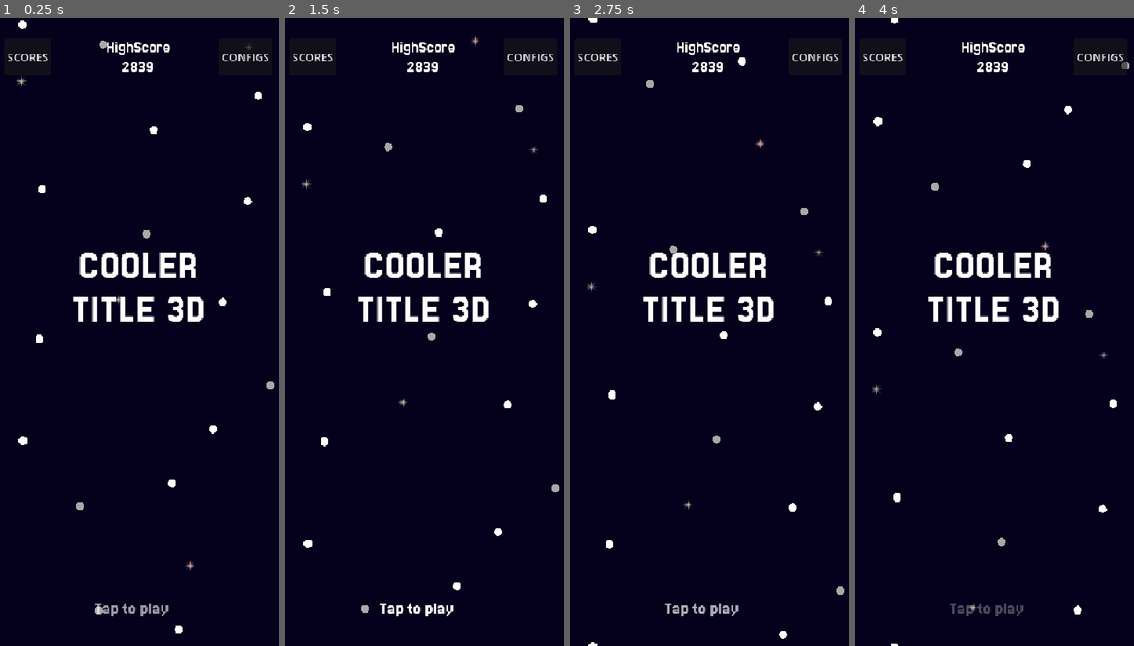
Above: before the commit, frames 1-4 (left to right).
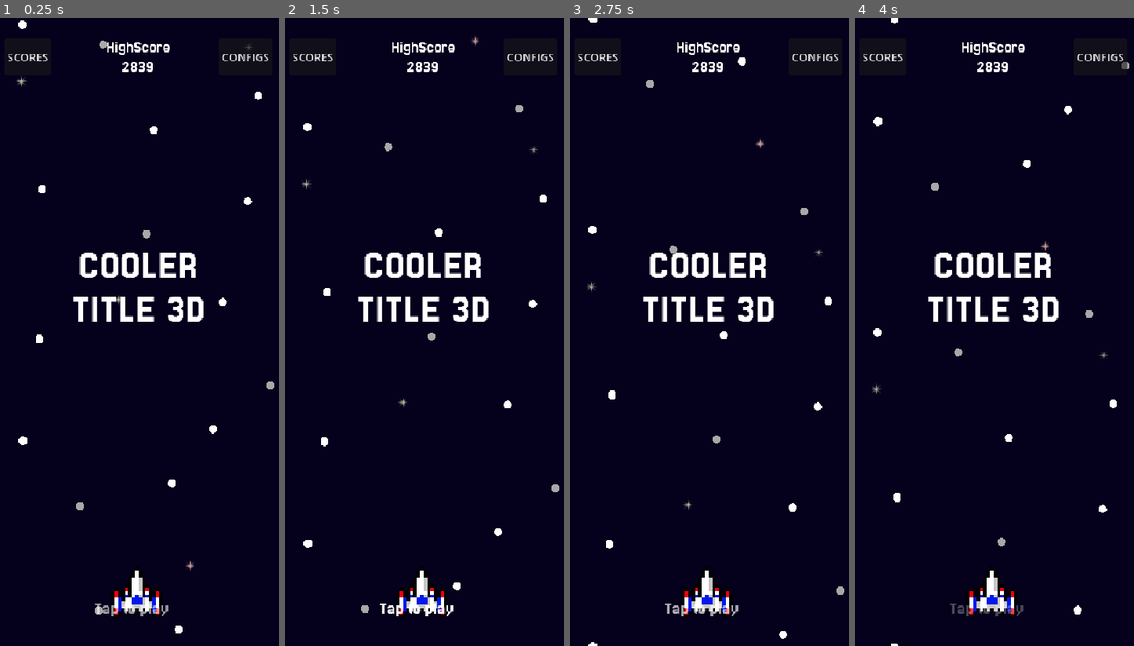
Above: after the commit, the same moments.

Repository: Juawo/space-shooter
Game: Godot game, scene res://scenes/game/main.tscn
The game is run twice, just before and just after one commit, with the same random seed, the same clock (stepped at 60 frames per second) and the same inputs. The engine's default icon, where the game draws it, is replaced by a stand-in: a white triangle on a blue panel in a dark square.
Inputs:
- Up to frame 1 (0.25 s): no input
- Up to frame 2 (1.5 s): tap Enter at 0.5, 1.25 s; hold Right (ui_right) 0.53-1.28 s; hold Left (ui_left) from 1.28 s (still down)
- Up to frame 3 (2.75 s): tap Enter at 2 s; release Left (ui_left) at 2.03 s; hold Right (ui_right) from 2.03 s (still down)
- Up to frame 4 (4 s): tap Enter at 2.75, 3.5 s; release Right (ui_right) at 3.53 s; hold Left (ui_left) from 3.53 s (still down)

The runs differ from the first frame. In frame 1, 0.8% of the frame differs, in the area x 39-59%, y 87-96%; in frame 2, 0.8%; in frame 3, 0.8%; in frame 4, 0.9%.

Commit message:
Refactor game state management; update visibility settings for HUD and menus

Diff:
--- a/scenes/game/gameWorld/game_world.tscn
+++ b/scenes/game/gameWorld/game_world.tscn
@@ -18,6 +18,7 @@
 [node name="EnemiesSpawner" parent="." instance=ExtResource("4_uepgv")]
 
 [node name="Hud" parent="." instance=ExtResource("5_7j6fr")]
+visible = false
 anchors_preset = 0
 anchor_top = 0.0
 anchor_right = 0.0
--- a/scenes/game/main.tscn
+++ b/scenes/game/main.tscn
@@ -13,6 +13,7 @@
 [node name="UI" type="CanvasLayer" parent="."]
 
 [node name="MainMenu" parent="UI" instance=ExtResource("2_oekm8")]
+process_mode = 3
 visible = false
 
 [node name="PauseMenu" parent="UI" instance=ExtResource("3_uaf1y")]
@@ -22,4 +23,3 @@
 visible = false
 
 [node name="GameWorld" parent="." instance=ExtResource("3_yd8kv")]
-visible = false
--- a/scripts/game/main/main.gd
+++ b/scripts/game/main/main.gd
@@ -1,7 +1,6 @@
 extends Node2D
 
 # Aqui ficam os "componentes" do jogo e como sao orquestrados
-
 # TODO : Lembrar de conectar os sinais dos componentes!
 
 # "Componentes" do jogo
@@ -16,7 +15,6 @@
 var state : GameStates = GameStates.MAIN_MENU : set = _set_state
 
 func _ready() -> void:
-	main_menu.connect("menu_closed",  _on_main_menu_closed)
 	GameEvents.pause_requested.connect(_on_pause_requested)
 	GameEvents.resume_requested.connect(_on_resume_requested)
 	GameEvents.main_menu_requested.connect(_on_main_menu_requested)
@@ -24,12 +22,9 @@
 	GameEvents.game_requested.connect(_on_game_requested)
 	state = GameStates.MAIN_MENU
 
-
 # MENU STATE
 func _on_main_menu_requested():
 	state = GameStates.MAIN_MENU
-func _on_main_menu_closed():
-	state = GameStates.GAME
 
 # PAUSE/RESUME STATE
 func _on_pause_requested():
@@ -42,8 +37,7 @@
 	state = GameStates.GAME_OVER
 
 func _on_game_requested():
-	if state == GameStates.MAIN_MENU:
-		state = GameStates.GAME
+	state = GameStates.GAME
 
 func _set_state(newValue : GameStates):
 	state = newValue
@@ -67,7 +61,6 @@
 			if pause_menu.is_showing:
 				pause_menu.hide_pause_menu()
 			game_world.show_hud()
-
 			print("Game state changed to Game")
 
 		GameStates.PAUSED :
--- a/scripts/ui/Hud/hud.gd
+++ b/scripts/ui/Hud/hud.gd
@@ -13,7 +13,7 @@
 	visible = true
 	animation_player.play("show_hud")
 
-func hide_menu():
+func hide_hud():
 	is_showing = false
 	animation_player.play_backwards("show_hud")
 	await animation_player.animation_finished
--- a/scripts/ui/MainMenu/main_menu.gd
+++ b/scripts/ui/MainMenu/main_menu.gd
@@ -1,6 +1,4 @@
 extends Control
-
-signal menu_closed
 
 @onready var animation_player: AnimationPlayer = $AnimationPlayer
 var showing: bool = false
@@ -17,14 +15,6 @@
 	showing = true
 	self.visible = true
 
-func _on_animation_player_animation_finished(animationName: StringName) -> void :
-	if animationName == "hide_menu" and not showing :
-		menu_closed.emit()
-
-# TODO : Corrigir clique no background tap area
 func _on_background_tap_area_pressed() -> void:
 	if is_visible_in_tree():
-		print("Clicado!")
 		GameEvents.game_requested.emit()
-	else:
-		print("Clicado mas nao visivel")
